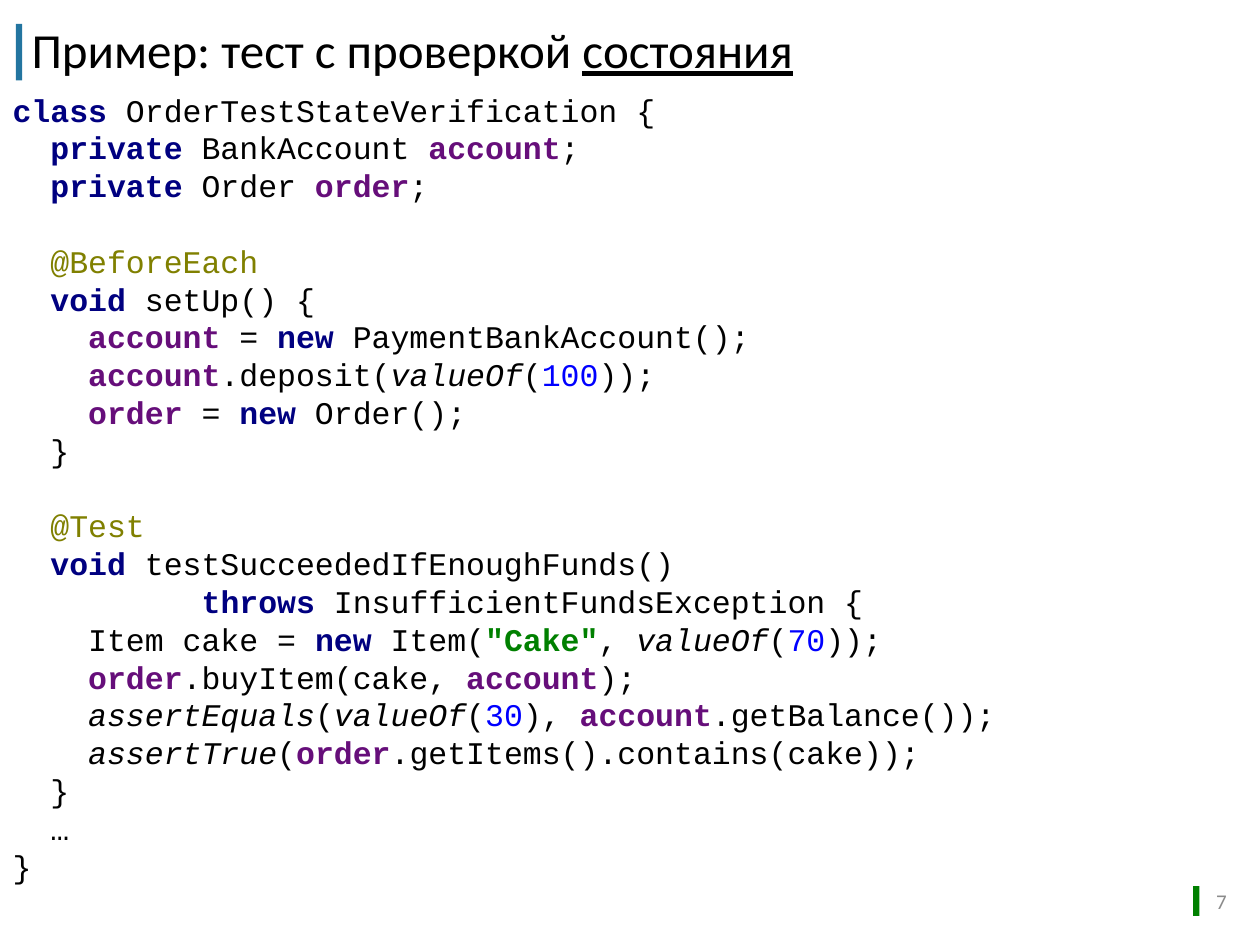
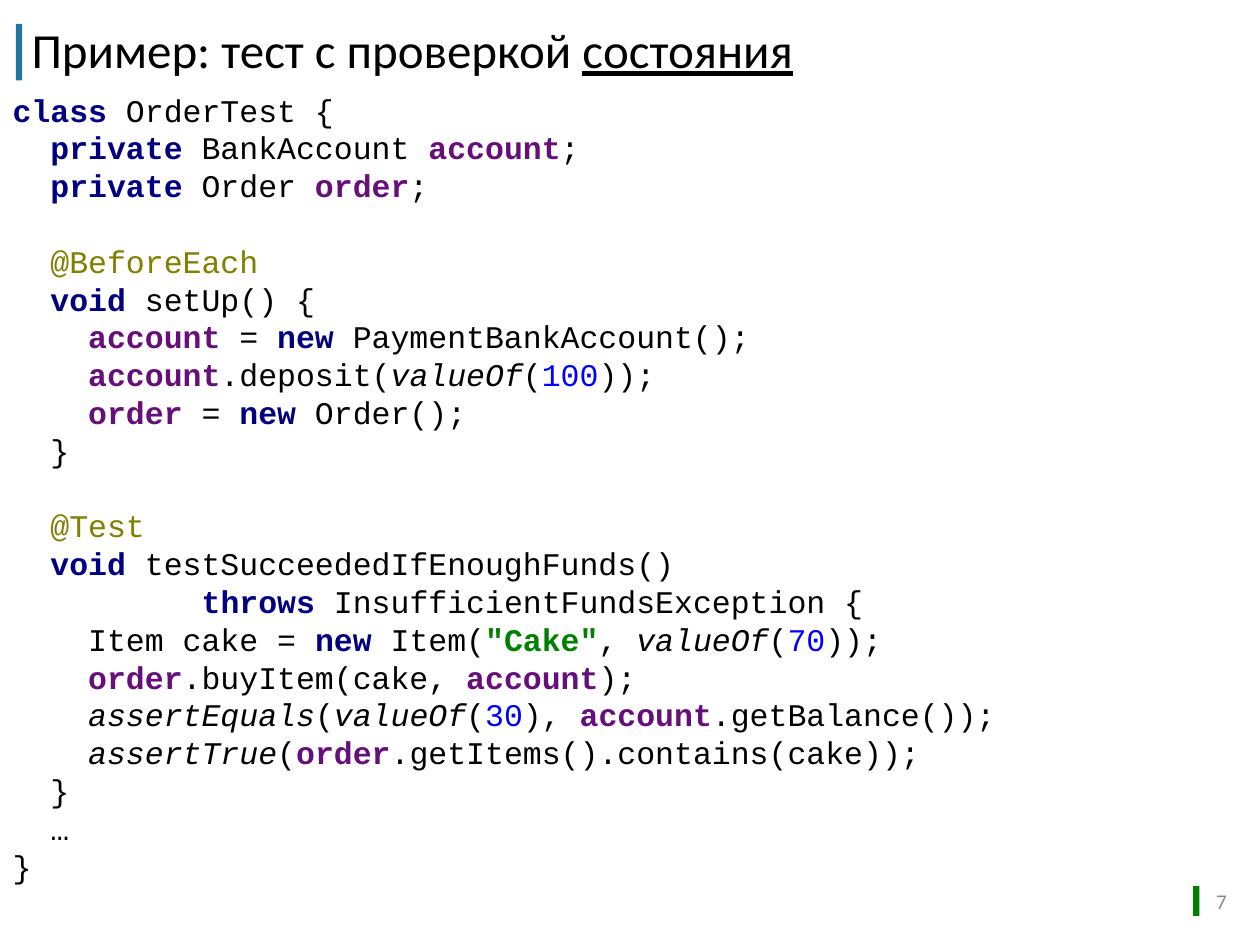
Before and after one commit to sbtqa/tutorials, a slide deck: slide 7 of automationqa-course/11.advanced/mockito/1.What is mockito/Что такое mockito.pptx. Drawn at 1260x945 pixels with LibreOffice and Linux fonts; fonts in the diff are those of the drawing; background and template pictures are left out. Boxes give left, top, right and bottom in pixels: in the first picture for what was removed or moved away, otherwise in the second. Text is boxed around its words. In the diff, an @@ line names an element or a change of style, - is before the commit and + after.

```diff
--- a/automationqa-course/11.advanced/mockito/1.What is mockito/Что такое mockito.pptx
+++ b/automationqa-course/11.advanced/mockito/1.What is mockito/Что такое mockito.pptx
@@ text at (13,99,996,771): text changed @@
-class OrderTestStateVerification {
-private BankAccount account;
-private Order order;
-@BeforeEach
-void setUp() {
-account = new PaymentBankAccount();
-account.deposit(valueOf(100));
-order = new Order();
-}
-@Test
-void testSucceededIfEnoughFunds()
-throws InsufficientFundsException {
-Item cake = new Item("Cake", valueOf(70));
-order.buyItem(cake, account);
-assertEquals(valueOf(30), account.getBalance());
-assertTrue(order.getItems().contains(cake));
-}
-…
-}
+class OrderTest {
+private BankAccount account;
+private Order order;
+@BeforeEach
+void setUp() {
+account = new PaymentBankAccount();
+account.deposit(valueOf(100));
+order = new Order();
+}
+@Test
+void testSucceededIfEnoughFunds()
+throws InsufficientFundsException {
+Item cake = new Item("Cake", valueOf(70));
+order.buyItem(cake, account);
+assertEquals(valueOf(30), account.getBalance());
+assertTrue(order.getItems().contains(cake));
+}
+…
+}
```
Also in this commit, not shown: 5 other slides changed, 1 other file.
